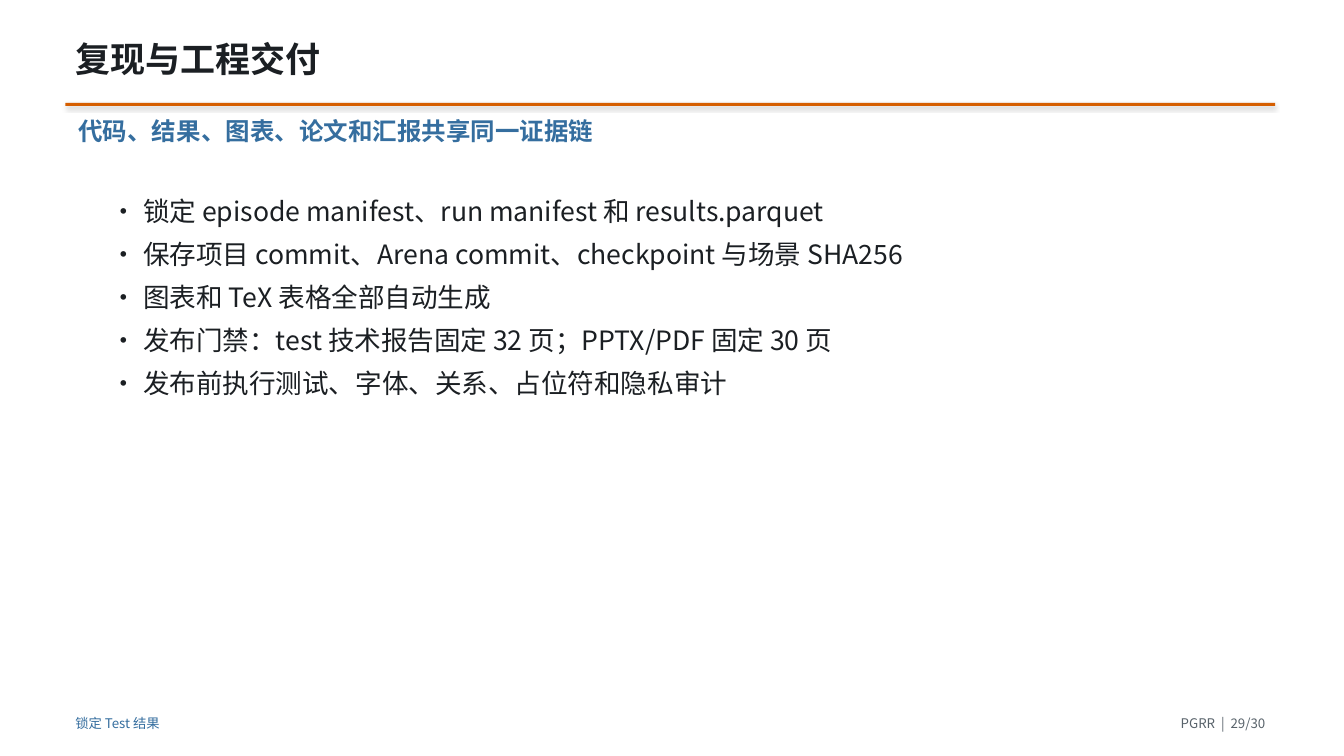
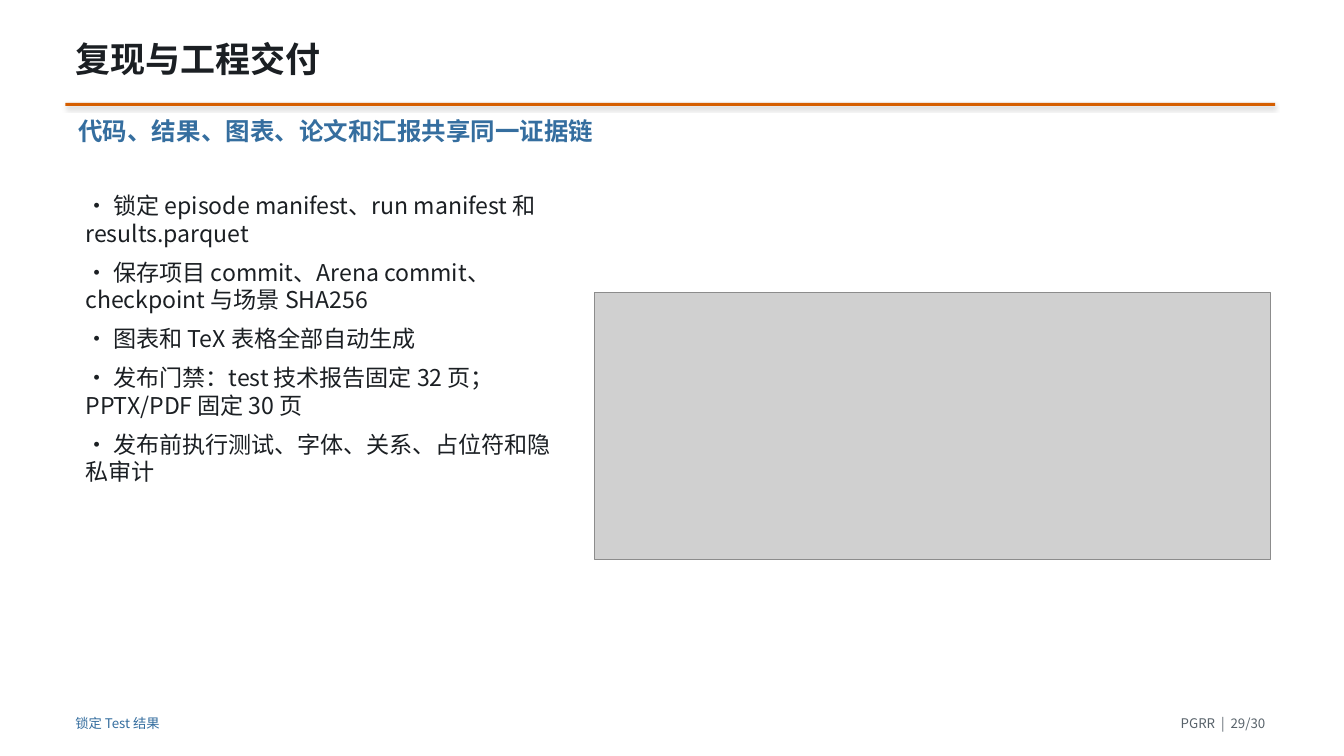
Before and after one commit to CC-robotics/PGRR, a slide deck: slide 29 of presentation/PGRR_report_zh.pptx. Drawn at 1344x756 pixels with LibreOffice and Linux fonts; fonts in the diff are those of the drawing; grey boxes stand for pictures. Boxes give left, top, right and bottom in pixels: in the first picture for what was removed or moved away, otherwise in the second. Text is boxed around its words. In the diff, an @@ line names an element or a change of style, - is before the commit and + after.

```diff
--- a/presentation/PGRR_report_zh.pptx
+++ b/presentation/PGRR_report_zh.pptx
@@ text "• 锁定 episode manifest、run manifest ...": place and size @@
-text "• 锁定 episode manifest、run manifest ..." at [143,198,902,396]
+text "• 锁定 episode manifest、run manifest ..." at [85,194,551,482]
@@ text "• 锁定 episode manifest、run manifest ..." at [85,194,551,482]: size 19 to 16.5 pt @@
@@ picture added at [595,292,1270,559] @@
```
Also in this commit, not shown: 9 other slides changed, 7 slides added, 7 slides removed, 20 other files.
